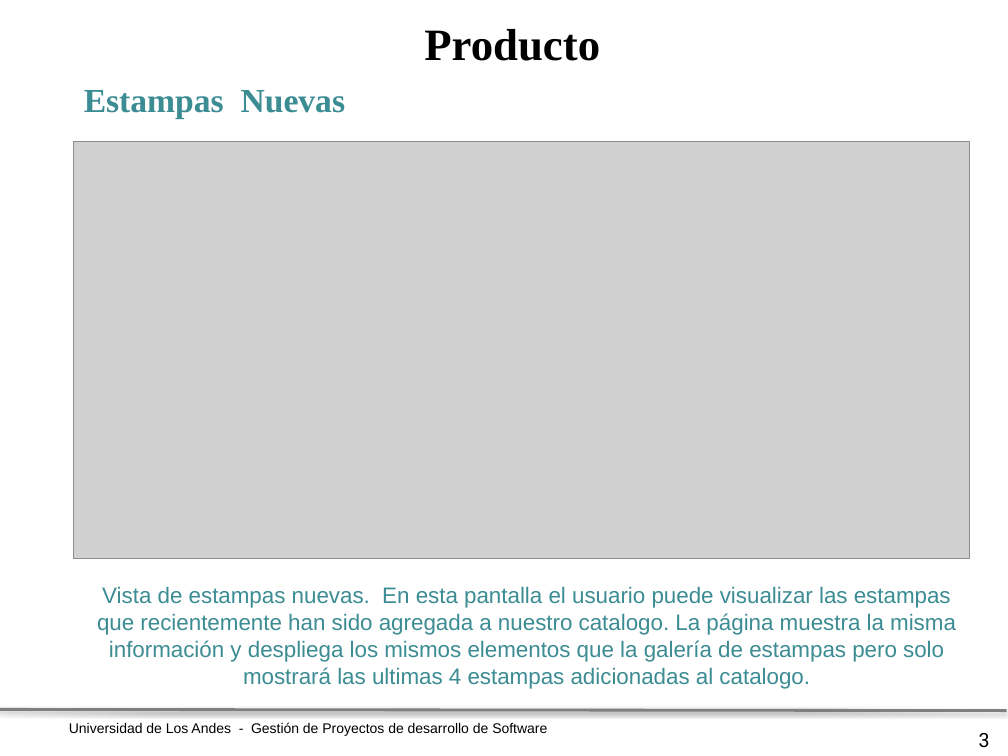
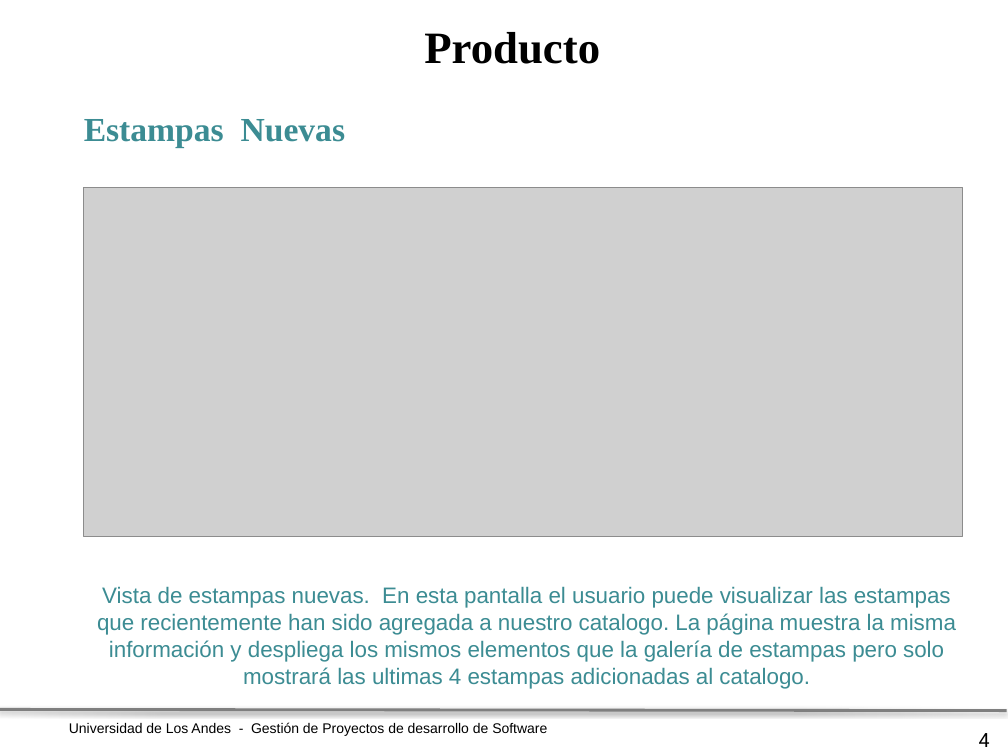
Before and after one commit to Uniandes-MISO4203-backup/stamps-201620, a slide deck: slide 4 of imgs/Presentacion Producto Ciclo4_Grupo3.pptx (slide 3 before the commit). Drawn at 1008x756 pixels with LibreOffice and Linux fonts; fonts in the diff are those of the drawing; grey boxes stand for pictures; background and template pictures are left out. Boxes give left, top, right and bottom in pixels: in the first picture for what was removed or moved away, otherwise in the second. Text is boxed around its words. In the diff, an @@ line names an element or a change of style, - is before the commit and + after.

```diff
--- a/imgs/Presentacion Producto Ciclo4_Grupo3.pptx
+++ b/imgs/Presentacion Producto Ciclo4_Grupo3.pptx
@@ text "Estampas Nuevas": place and size @@
-text "Estampas Nuevas" at [84, 90, 346, 118]
+text "Estampas Nuevas" at [84, 119, 346, 147]
@@ picture: place and size @@
-picture at [74, 141, 970, 558]
+picture at [84, 187, 963, 537]
@@ page number at [979, 733, 990, 747]: text changed @@
-3
+4
```
Also in this commit, not shown: 3 other slides changed, 4 slides added.
